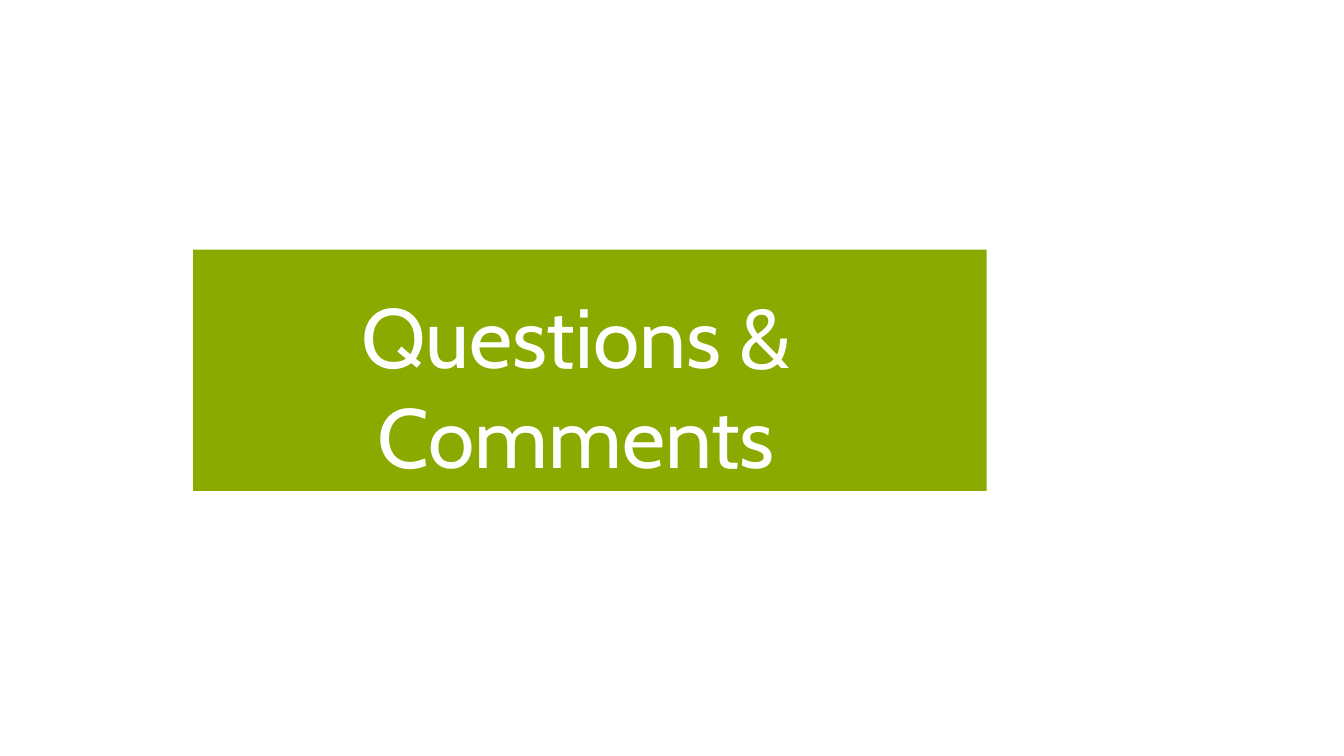
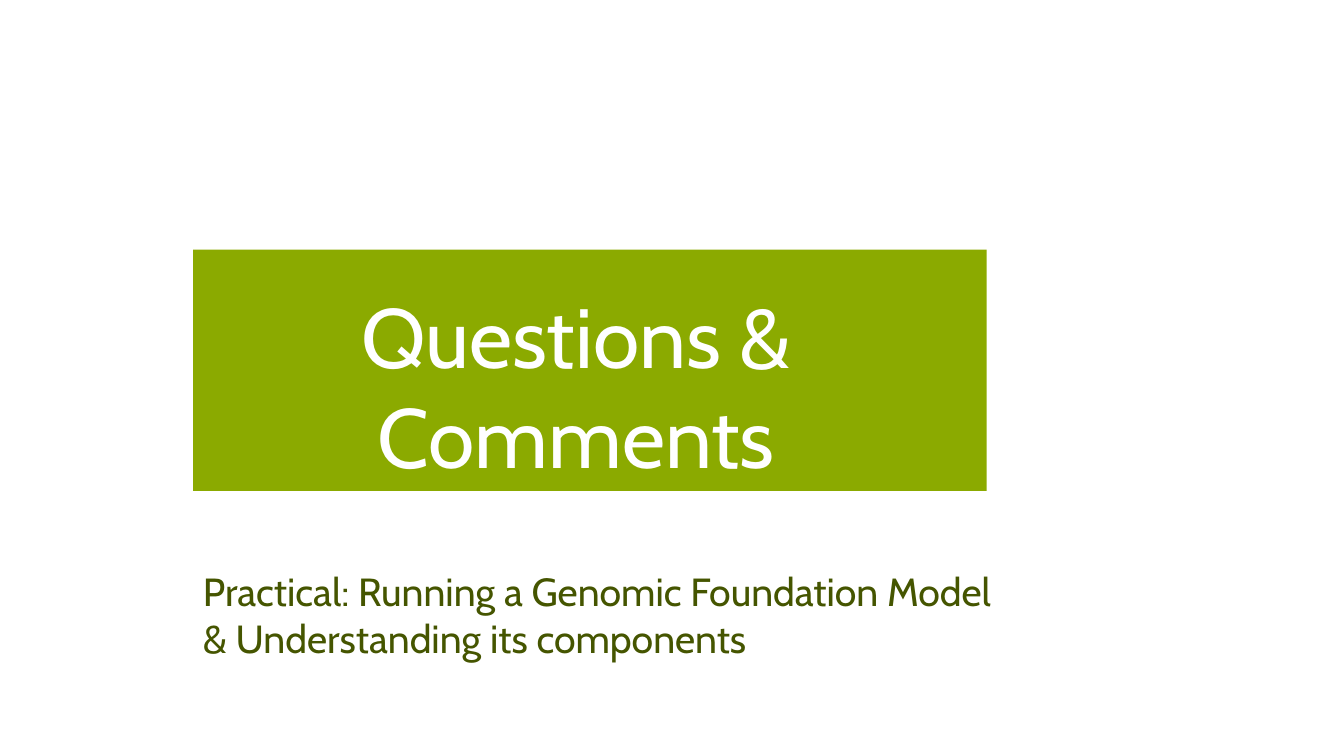
Before and after one commit to bioinfo-kaust/gfm-workshop, a slide deck: slide 14 of lecture_slides/1.day1_before_lunch/lecture_1b_gfm_anatomy.pptx (slide 11 before the commit). Drawn at 1344x756 pixels with LibreOffice and Linux fonts; fonts in the diff are those of the drawing. Boxes give left, top, right and bottom in pixels: in the first picture for what was removed or moved away, otherwise in the second. Text is boxed around its words. In the diff, an @@ line names an element or a change of style, - is before the commit and + after.

Commit message:
Add embedding layer section to encoding notebook and update lecture slides
- Add Part 2.5: Embedding Layer section bridging tokenization and models
- Include practical demo of nn.Embedding with shape transformation
- Show how to inspect real model's embedding layer (DNABERT-2)
- Update summary with complete pipeline diagram
- Update lecture slides for Day 1

```diff
--- a/lecture_slides/1.day1_before_lunch/lecture_1b_gfm_anatomy.pptx
+++ b/lecture_slides/1.day1_before_lunch/lecture_1b_gfm_anatomy.pptx
@@ text added at [203,576,991,663], 28 pt, text #455500 @@
+Practical: Running a Genomic Foundation Model & Understanding its components
```
Also in this commit, not shown: 7 other slides changed, 3 slides added, 3 other files.
